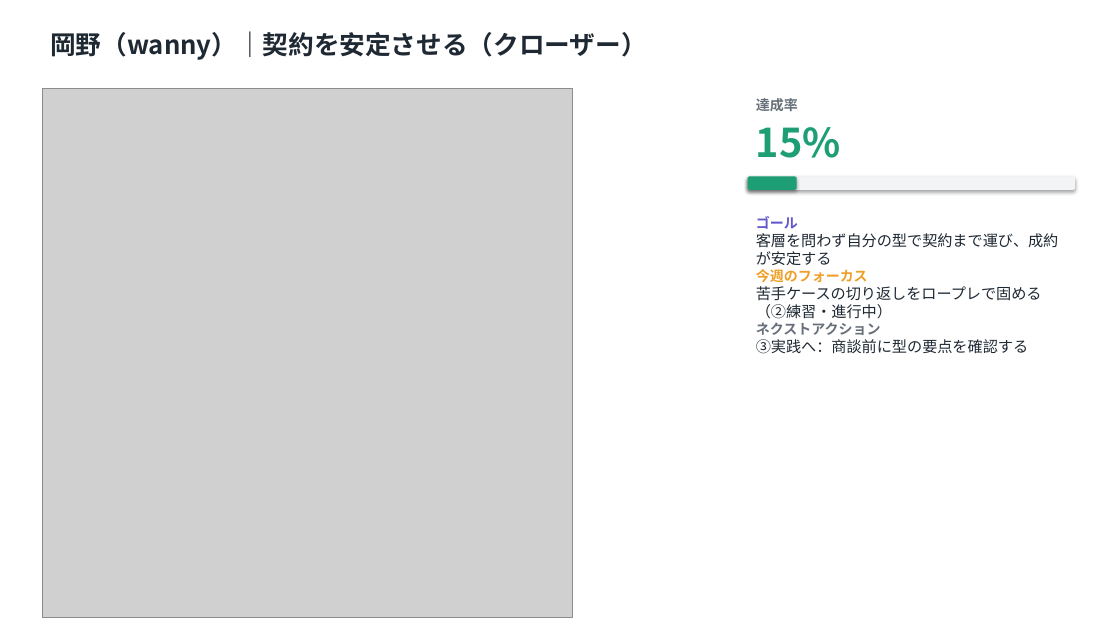
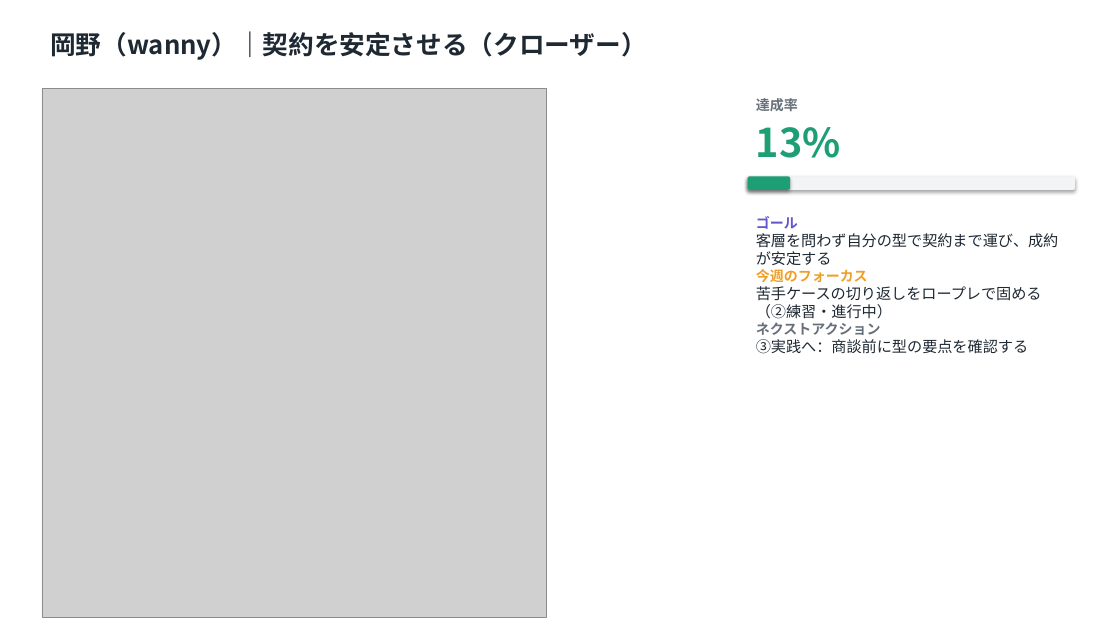
Before and after one commit to MGC-inc/e.l.p-, a slide deck: slide 5 of tools/goalmap/out/週次ゴール進捗_2026-W26.pptx. Drawn at 1120x630 pixels with LibreOffice and Linux fonts; fonts in the diff are those of the drawing; grey boxes stand for pictures. Boxes give left, top, right and bottom in pixels: in the first picture for what was removed or moved away, otherwise in the second. Text is boxed around its words. In the diff, an @@ line names an element or a change of style, - is before the commit and + after.

```diff
--- a/tools/goalmap/out/週次ゴール進捗_2026-W26.pptx
+++ b/tools/goalmap/out/週次ゴール進捗_2026-W26.pptx
@@ picture: place and size @@
-picture at (42, 88, 573, 618)
+picture at (42, 88, 546, 618)
@@ text at (756, 127, 841, 158): text changed @@
-15%
+13%
@@ rounded rectangle: place and size @@
-rounded rectangle at (748, 176, 797, 190)
+rounded rectangle at (748, 176, 791, 190)
```
Also in this commit, not shown: 2 other slides changed, 7 other files.
